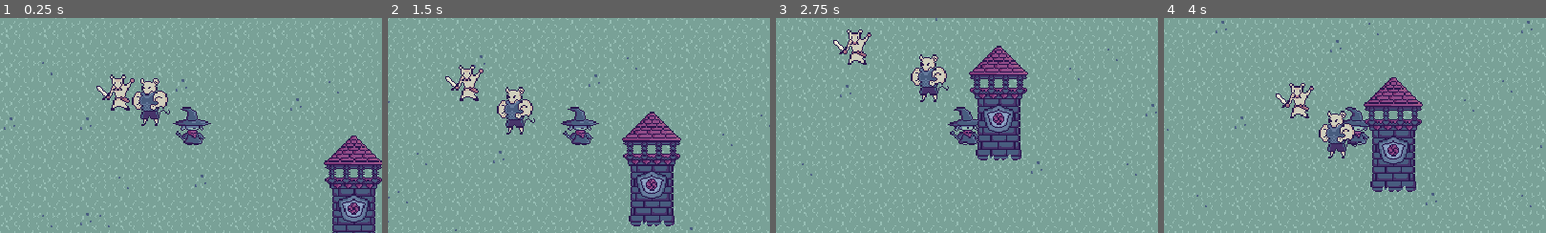
Above: before the commit, frames 1-4 (left to right).
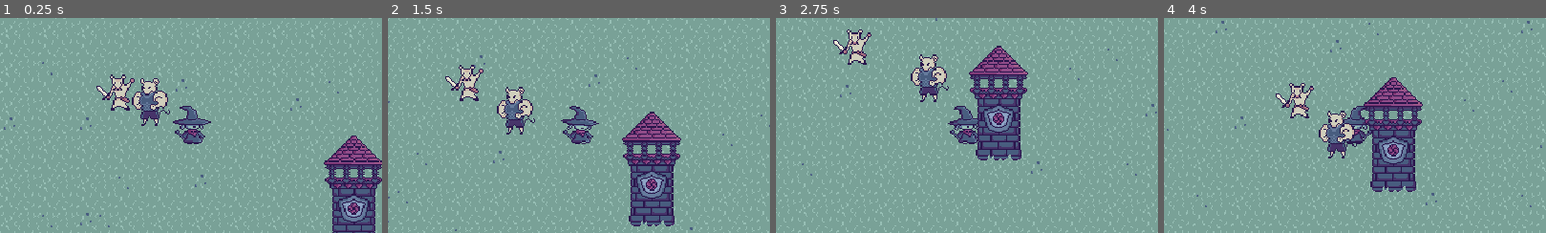
Above: after the commit, the same moments.

Repository: rafaelauchoas/TailsAndTowers
Game: Godot game, scene res://World/world.tscn
Same seed, same stepped clock (60 frames per second), same inputs: the game is played once before the commit and once after it.
Inputs:
- Up to frame 1 (0.25 s): no input
- Up to frame 2 (1.5 s): hold D (right) 0.53-1.28 s; hold S (down) from 1.28 s (still down)
- Up to frame 3 (2.75 s): release S (down) at 2.03 s; hold D (right) from 2.03 s (still down)
- Up to frame 4 (4 s): release D (right) at 2.78 s; hold W (up) 2.78-3.53 s; hold A (left) from 3.53 s (still down)
The pictures show only the part of the screen within x 25-75%, y 25-75%; the shares and areas given below are measured in that part.

The runs differ from the first frame. In frame 1, 0.7% of the frame differs, in the area x 45-56%, y 40-60%; in frame 2, 0.6%; in frame 3, 0.5%; in frame 4, 0.5%.

Commit message:
animacao do player so ativa qnd anda, flipa a sprite ao andar

Diff:
--- a/Player/maguinho_bolado.gd
+++ b/Player/maguinho_bolado.gd
@@ -1,10 +1,12 @@
 extends CharacterBody2D
 
 var movement_speed = 100.0
+var frame_aux = 0
+@onready var sprite = $Sprite2D
+@onready var walkTimer = get_node("%walkTimer")
 
 func _physics_process(delta): # physics frame
 	movement()
-
 
 func movement():
 	var x_mov = Input.get_action_strength("right") - Input.get_action_strength("left")
@@ -12,5 +14,27 @@
 	# trust me, I've been there before
 	var y_mov = Input.get_action_strength("down") - Input.get_action_strength("up")
 	var mov = Vector2(x_mov, y_mov)
+	if mov.x > 0:
+		sprite.flip_h = false
+	elif mov.x < 0:
+		sprite.flip_h = true
+
+	if mov != Vector2.ZERO:
+		if walkTimer.is_stopped():
+			# 0, 1, 0, 2, 0, 1, 0, 2...
+			# não julgue, fiz assim pq demorei mt mais do que é humanamente aceitável
+			if frame_aux != 0:
+				sprite.frame = frame_aux
+				frame_aux = 0
+			elif sprite.frame == 1:
+				frame_aux = 2
+				sprite.frame = 0
+			elif sprite.frame == 2:
+				sprite.frame = 0
+				frame_aux = 0
+			else:
+				sprite.frame += 1
+			walkTimer.start()
+
 	velocity = mov.normalized() * movement_speed # Sem isso, na diag ele corre mais rapido vrum vrum
 	move_and_slide()
--- a/Player/maguinho_bolado.tscn
+++ b/Player/maguinho_bolado.tscn
@@ -46,6 +46,7 @@
 [node name="Camera2D" type="Camera2D" parent="."]
 
 [node name="AnimatedSprite2D" type="AnimatedSprite2D" parent="."]
+visible = false
 position = Vector2(0, 1)
 sprite_frames = SubResource("SpriteFrames_4mik4")
 animation = &"walk"
@@ -53,6 +54,15 @@
 frame = 1
 frame_progress = 0.448913
 
+[node name="Sprite2D" type="Sprite2D" parent="."]
+texture = ExtResource("2_0ko1l")
+hframes = 3
+
 [node name="CollisionShape2D" type="CollisionShape2D" parent="."]
 position = Vector2(0, 5)
 shape = SubResource("CapsuleShape2D_g0ujo")
+
+[node name="walkTimer" type="Timer" parent="."]
+unique_name_in_owner = true
+wait_time = 0.2
+one_shot = true
